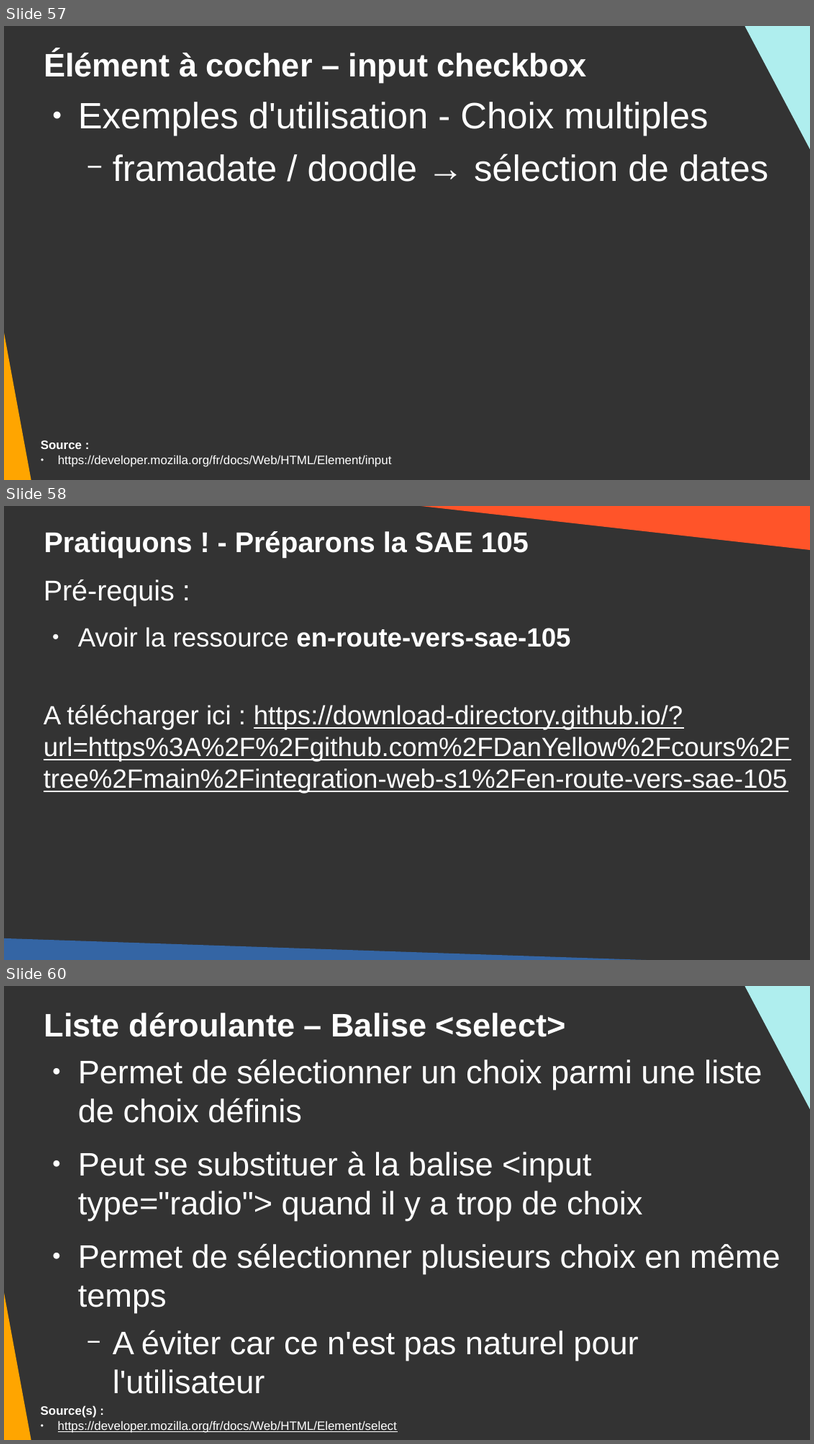
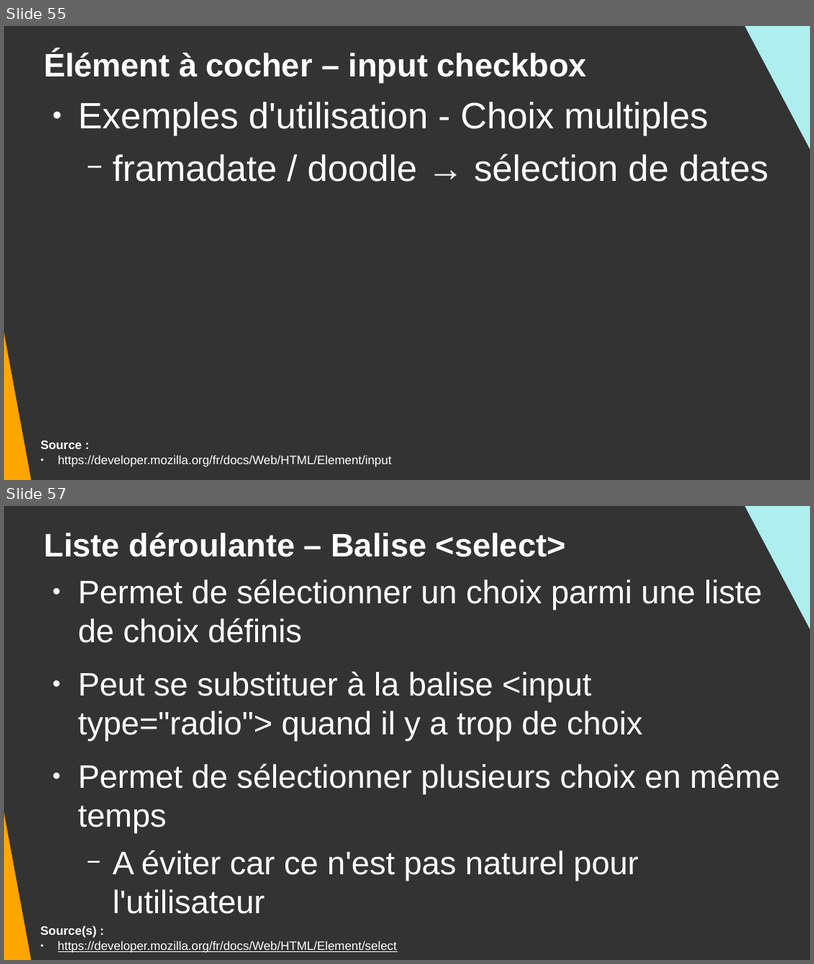
Before and after one commit to DanYellow/cours, a slide deck: integration-web-s1/travaux-pratiques/numero-2/presentation.odp. Shown one above the other, each under a label of ours: slides 57, 58 and 60 before the commit, slides 55 and 57 after it; the slides between them are not shown. The pictures are 814x1444 and 814x964 pixels, drawn with LibreOffice and Linux fonts; fonts in the diff are those of the drawing. Boxes give left, top, right and bottom in pixels: in the first picture for what was removed or moved away, otherwise in the second. Text is boxed around its words. In the diff, an @@ line names an element or a change of style, - is before the commit and + after.

```diff
--- a/integration-web-s1/travaux-pratiques/numero-2/presentation.odp
+++ b/integration-web-s1/travaux-pratiques/numero-2/presentation.odp
@@ slide 58 removed at bbox=[4, 506, 810, 960], background #333333 @@
@@ right triangle removed at bbox=[392, 506, 810, 550] @@
@@ title removed at bbox=[44, 531, 529, 558] @@
-Pratiquons ! - Préparons la SAE 105
@@ text removed at bbox=[44, 579, 790, 793] @@
-Pré-requis :
-● Avoir la ressource en-route-vers-sae-105
-A télécharger ici : https://download-directory.github.io/?url=https%3A%2F%2Fgithub.com%2FDanYellow%2Fcours%2Ftree%2Fmain%2Fintegration-web-s1%2Fen-route-vers-sae-105
@@ right triangle removed at bbox=[4, 938, 758, 960] @@
@@ what was slide 57 is now slide 55 @@
@@ what was slide 60 is now slide 57 @@
```
Also in this commit, not shown: 7 slides changed, 1 slide added, 4 other slides removed, 18 other files.
